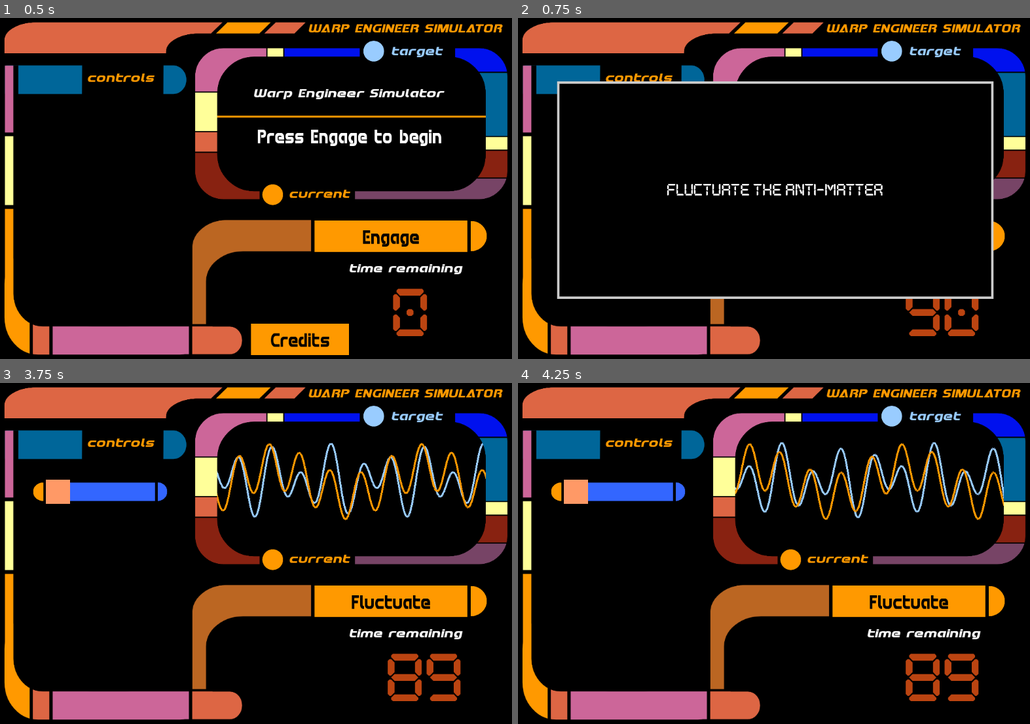
Above: before the commit, frames 1-4 (two rows, left to right).
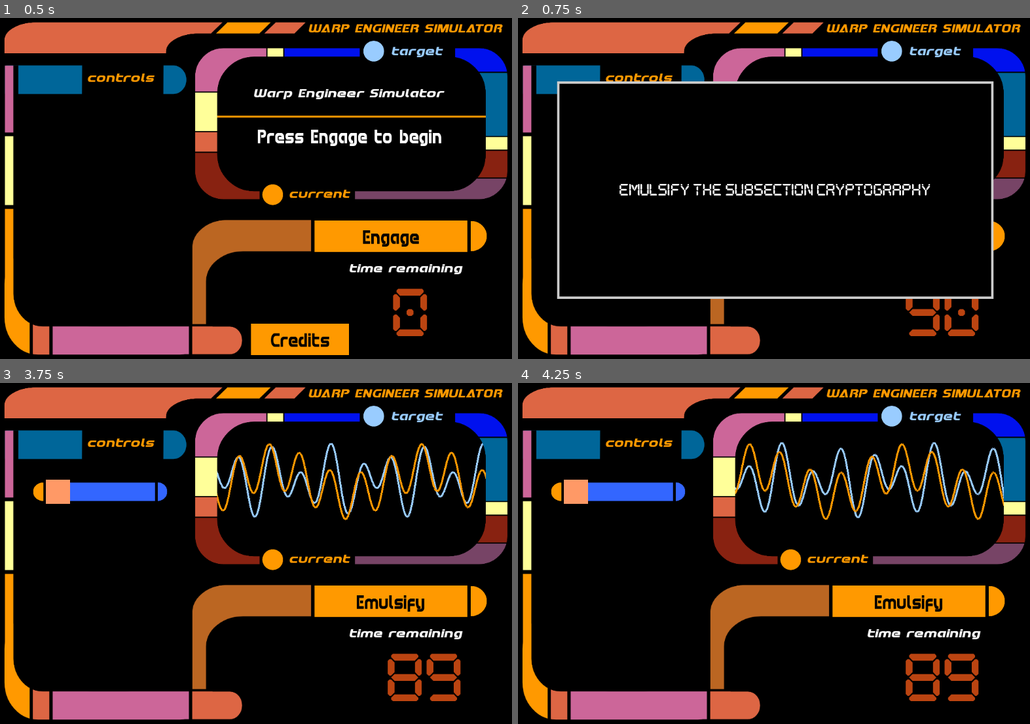
Above: after the commit, the same moments.

Repository: squiggle-at-squiggle/LDJam49
Game: Godot game, scene res://Scenes/Main.tscn
Two runs of this game, one before a commit and one after it. Both use one fixed random seed, a clock stepped at 60 frames per second and the inputs below.
Inputs:
- Up to frame 1 (0.5 s): no input
- Up to frame 2 (0.75 s): click "Engage" at 0.5 s
- Up to frame 3 (3.75 s): tap Enter at 1.25, 2.75 s; tap Space at 2, 3.5 s
- Up to frame 4 (4.25 s): no input

Frame 1 is identical in both runs. In frame 2, 1.2% of the frame differs, in the area x 19-81%, y 48-53%; in frame 3, 0.4%; in frame 4, 0.4%.

Commit message:
commence the babbbling

Diff:
--- a/Code/Main.gd
+++ b/Code/Main.gd
@@ -154,12 +154,12 @@
 		$Countdown.decrease_time(5)
 
 func Verb():
-	var verb = ["Harmonize", "Fluctuate", "Consolidate"]
+	var verb = ["Harmonize", "Fluctuate", "Consolidate", "Adjust", "Focus", "Invert", "Emulsify", "Bisect"]
 	return verb[randi() % verb.size()]
 
 
 func TechnoBabble():
-	var technoBabble = ["quantum filament", "anti-matter", "subsection cryptography"]
+	var technoBabble = ["quantum filament", "anti-matter", "subsection cryptography", "coolant rotation", "beam emitter", "crystal resonance", "plasma flow rate", "power reciever"]
 	return technoBabble[randi() % technoBabble.size()]
 
 
